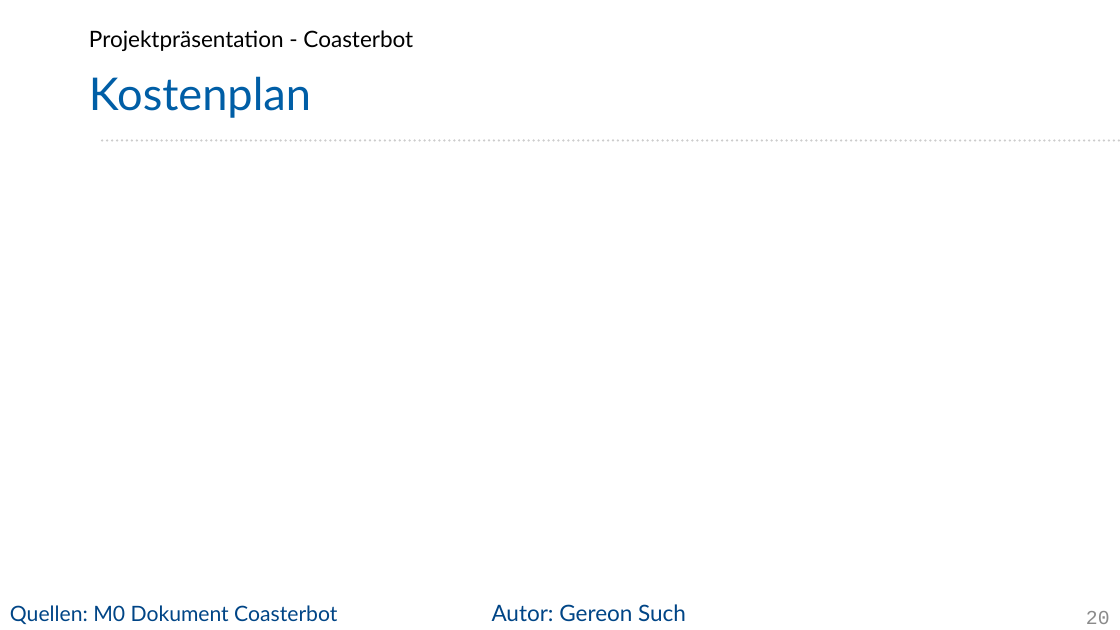
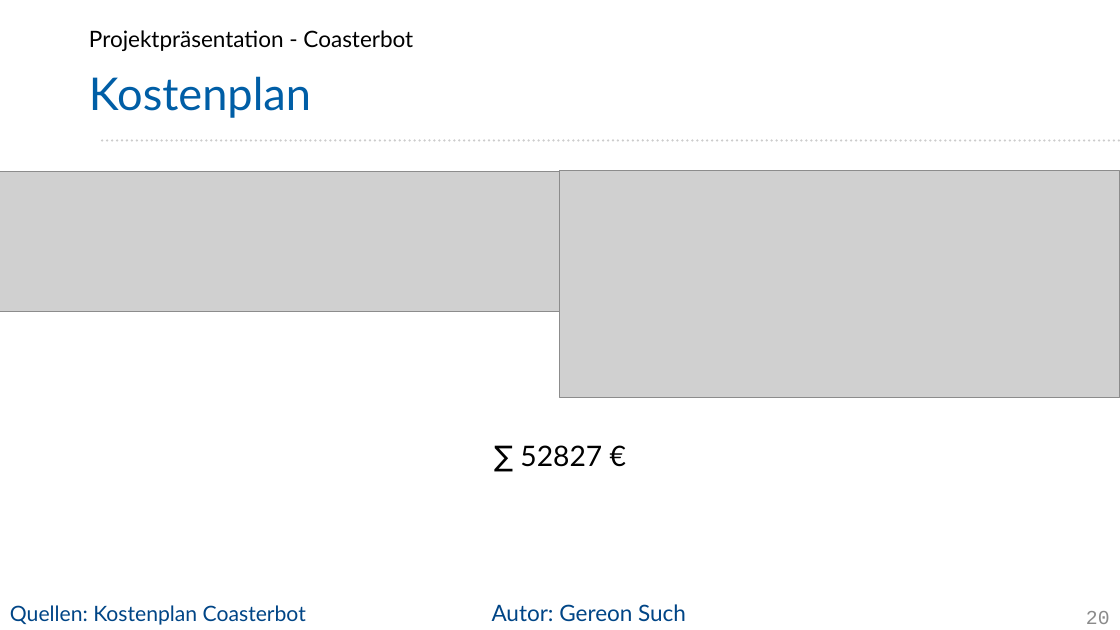
Before and after one commit to Project-CoasterBot/coasterbot, a slide deck: slide 20 of M6_Projekträsentation/gs_Projektpräsentation_Coasterbot.odp. Drawn at 1120x630 pixels with LibreOffice and Linux fonts; fonts in the diff are those of the drawing; grey boxes stand for pictures; background and template pictures are left out. Boxes give left, top, right and bottom in pixels: in the first picture for what was removed or moved away, otherwise in the second. Text is boxed around its words. In the diff, an @@ line names an element or a change of style, - is before the commit and + after.

Commit message:
kostenplan hinzugefügt.

```diff
--- a/M6_Projekträsentation/gs_Projektpräsentation_Coasterbot.odp
+++ b/M6_Projekträsentation/gs_Projektpräsentation_Coasterbot.odp
@@ picture added at bbox=[0, 172, 560, 312] @@
@@ picture added at bbox=[560, 171, 1120, 398] @@
@@ text added at bbox=[520, 445, 602, 467], 20 pt, text #000000 @@
+∑ 52827 €
@@ text at bbox=[10, 605, 306, 625]: text changed @@
-Quellen: M0 Dokument Coasterbot
+Quellen: Kostenplan Coasterbot
```
